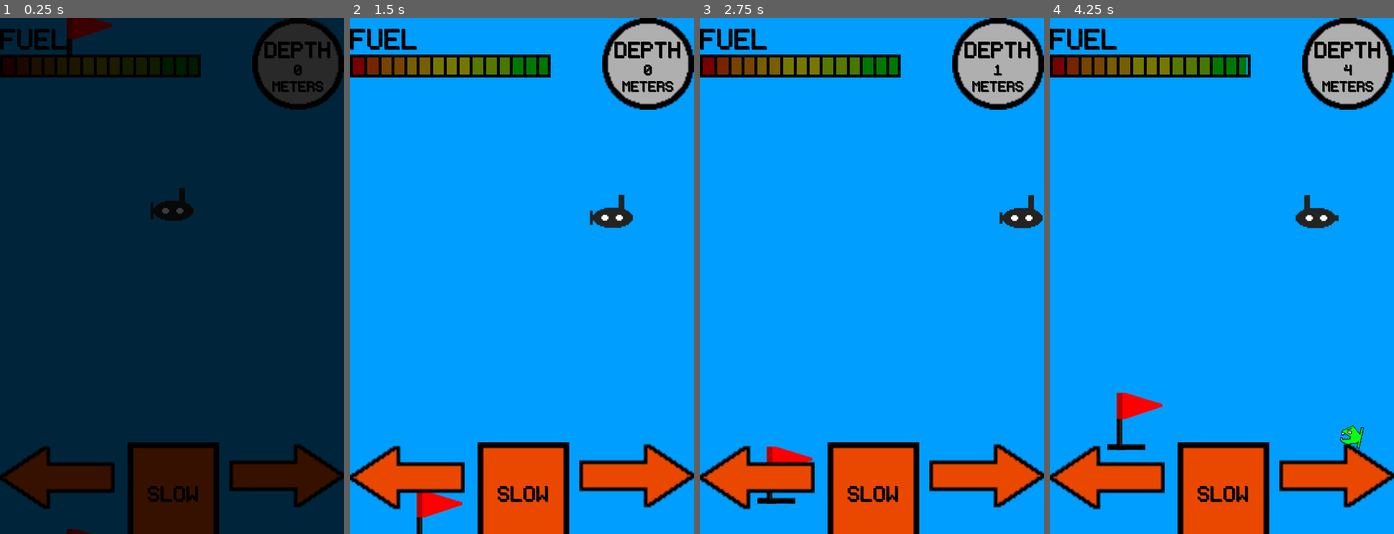
Above: before the commit, frames 1-4 (left to right).
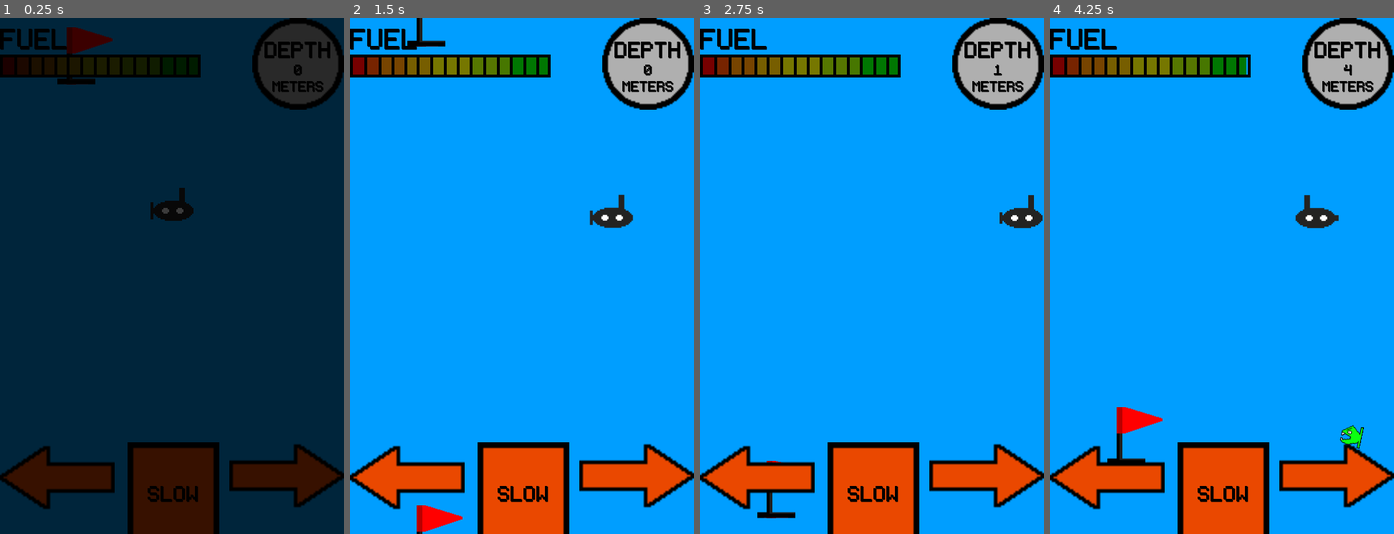
Above: after the commit, the same moments.

Repository: seb-navarro/Endless_Depth
Game: Godot game, scene res://Main/Main.tscn
The game is run twice, just before and just after one commit, with the same random seed, the same clock (stepped at 60 frames per second) and the same inputs. This scene is started directly instead of the project's main scene.
Inputs:
- Up to frame 1 (0.25 s): no input
- Up to frame 2 (1.5 s): hold D (move_right) 0.53-1.28 s; hold A (move_left) from 1.28 s (still down)
- Up to frame 3 (2.75 s): release A (move_left) at 2.03 s; hold D (move_right) from 2.03 s (still down)
- Up to frame 4 (4.25 s): release D (move_right) at 3.53 s; hold A (move_left) from 3.53 s (still down)

The runs differ from the first frame. In frame 1, 0.8% of the frame differs, in the area x 16-33%, y 0-100%; in frame 2, 0.8%; in frame 3, 0.6%; in frame 4, 0.9%, in the area x 16-33%, y 72-87%.

Commit message:
edited start position for player

Diff:
--- a/Main/Main.tscn
+++ b/Main/Main.tscn
@@ -46,7 +46,7 @@
 script = ExtResource("1_bguby")
 
 [node name="Player" parent="." instance=ExtResource("1_75qh5")]
-position = Vector2(240, 200)
+position = Vector2(240, 180)
 
 [node name="FuelDeplete" type="Timer" parent="."]
 wait_time = 0.5
@@ -57,9 +57,6 @@
 
 [node name="DepthTimer" type="Timer" parent="."]
 wait_time = 0.5
-
-[node name="StartPosition" type="Marker2D" parent="."]
-position = Vector2(240, 200)
 
 [node name="HUD" parent="." instance=ExtResource("4_74q7b")]
 
@@ -82,7 +79,7 @@
 }
 
 [node name="Spawner" parent="." instance=ExtResource("5_mluvq")]
-position = Vector2(240, 211)
+position = Vector2(240, 180)
 
 [connection signal="boost" from="Player" to="." method="_on_player_boost"]
 [connection signal="hit" from="Player" to="." method="_on_player_hit"]
--- a/Main/main.gd
+++ b/Main/main.gd
@@ -5,6 +5,8 @@
 
 # Called when the node enters the scene tree for the first time.
 func _ready() -> void:
+	$Player.position.x = Global.screen_width / 2
+	$Player.position.y = Global.screen_height / 4
 	$Fade/ColorRect.visible = true
 	transition_in()
 	new_game()
@@ -14,6 +16,7 @@
 # Called every frame. 'delta' is the elapsed time since the previous frame.
 func _process(delta: float) -> void:
 	$Spawner.position.y = $Player.position.y
+
 
 	if fuel <= 0:
 		game_over()
@@ -29,7 +32,6 @@
 
 func new_game():
 	fuel = 100
-	$Player.start($StartPosition.position)
 	$StartTimer.start()
 
 
